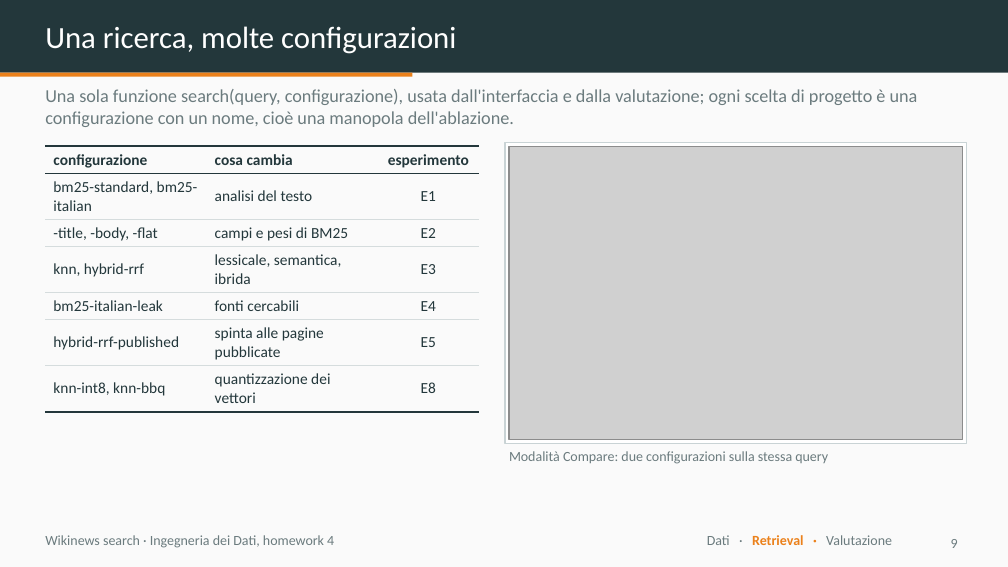
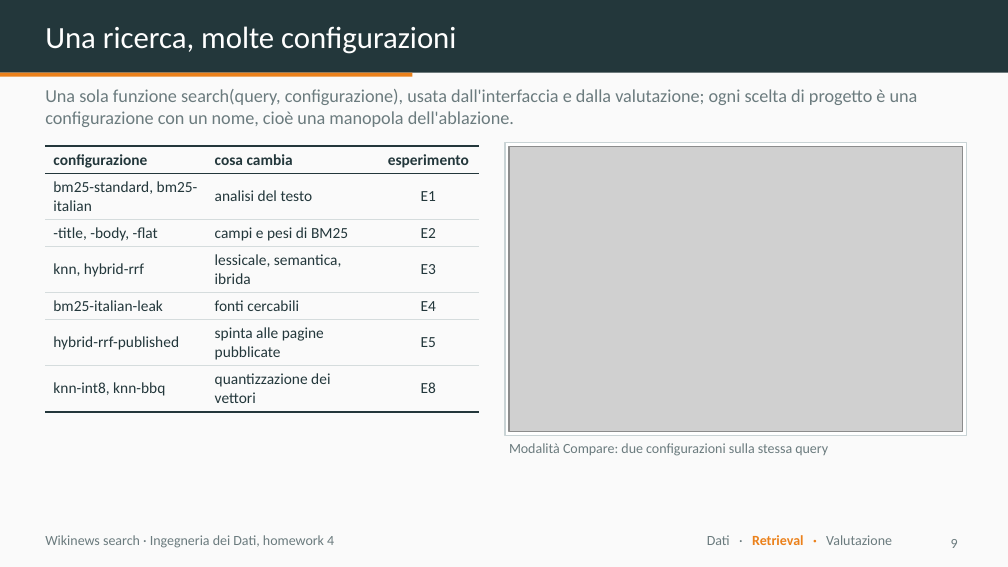
Before and after one commit to dnlsdn/wikinews-search, a slide deck: slide 9 of slides/wikinews-search.pptx. Drawn at 1008x567 pixels with LibreOffice and Linux fonts; fonts in the diff are those of the drawing; grey boxes stand for pictures. Boxes give left, top, right and bottom in pixels: in the first picture for what was removed or moved away, otherwise in the second. Text is boxed around its words. In the diff, an @@ line names an element or a change of style, - is before the commit and + after.

Commit message:
slides: deck regenerated with Fabio's weights notation and zoomed screenshots (#20)

```diff
--- a/slides/wikinews-search.pptx
+++ b/slides/wikinews-search.pptx
@@ rectangle: place and size @@
-rectangle at [505, 142, 967, 444]
+rectangle at [505, 142, 967, 435]
@@ picture: place and size @@
-picture at [509, 146, 963, 439]
+picture at [509, 146, 963, 431]
@@ text "Modalità Compare: due configurazioni sulla ...": place and size @@
-text "Modalità Compare: due configurazioni sulla ..." at [509, 451, 828, 464]
+text "Modalità Compare: due configurazioni sulla ..." at [509, 443, 828, 456]
```
Also in this commit, not shown: 3 other slides changed, 1 other file.
